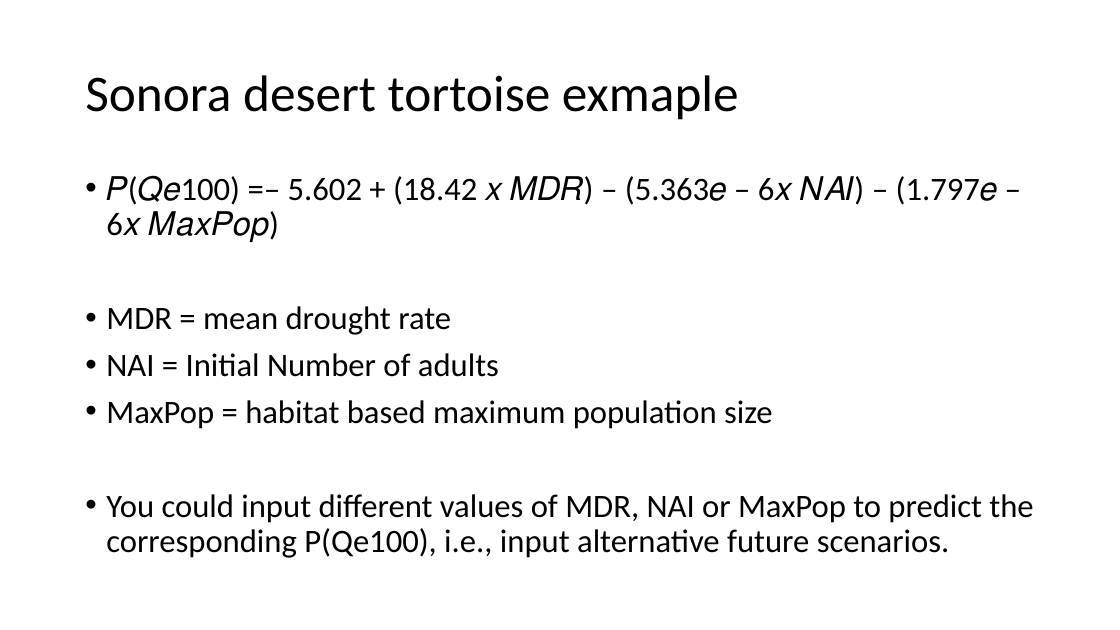
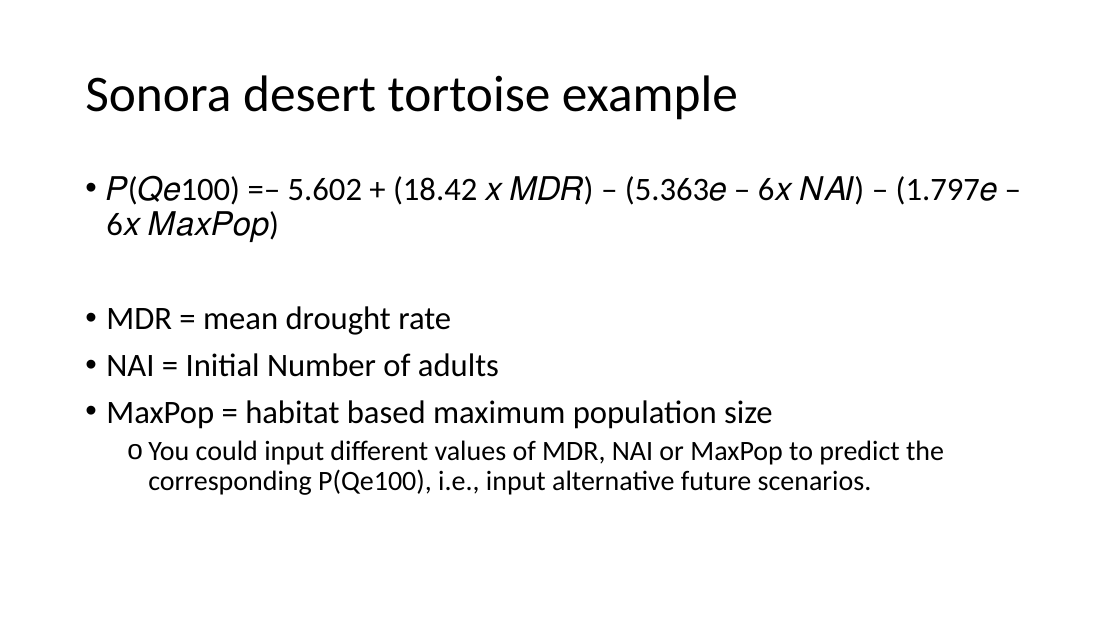
Before and after one commit to ssa200/ssa200.github.io, a slide deck: slide 39 of static/lectures/SSA_Lecture9_MatrixDemPVA.pptx (slide 37 before the commit). Drawn at 1120x630 pixels with LibreOffice and Linux fonts; fonts in the diff are those of the drawing; background and template pictures are left out. Boxes give left, top, right and bottom in pixels: in the first picture for what was removed or moved away, otherwise in the second. Text is boxed around its words. In the diff, an @@ line names an element or a change of style, - is before the commit and + after.

```diff
--- a/static/lectures/SSA_Lecture9_MatrixDemPVA.pptx
+++ b/static/lectures/SSA_Lecture9_MatrixDemPVA.pptx
@@ title at (85, 75, 738, 120): text changed @@
-Sonora desert tortoise exmaple
+Sonora desert tortoise example
@@ text at (148, 440, 944, 495): size 28 to 24 pt in "You could input different values of MDR, ..."; bullet • to o; list level 1 to 2 in "You could input different values ..." @@
```
Also in this commit, not shown: 22 other slides changed, 3 slides added, 1 slide removed, 14 other files.
